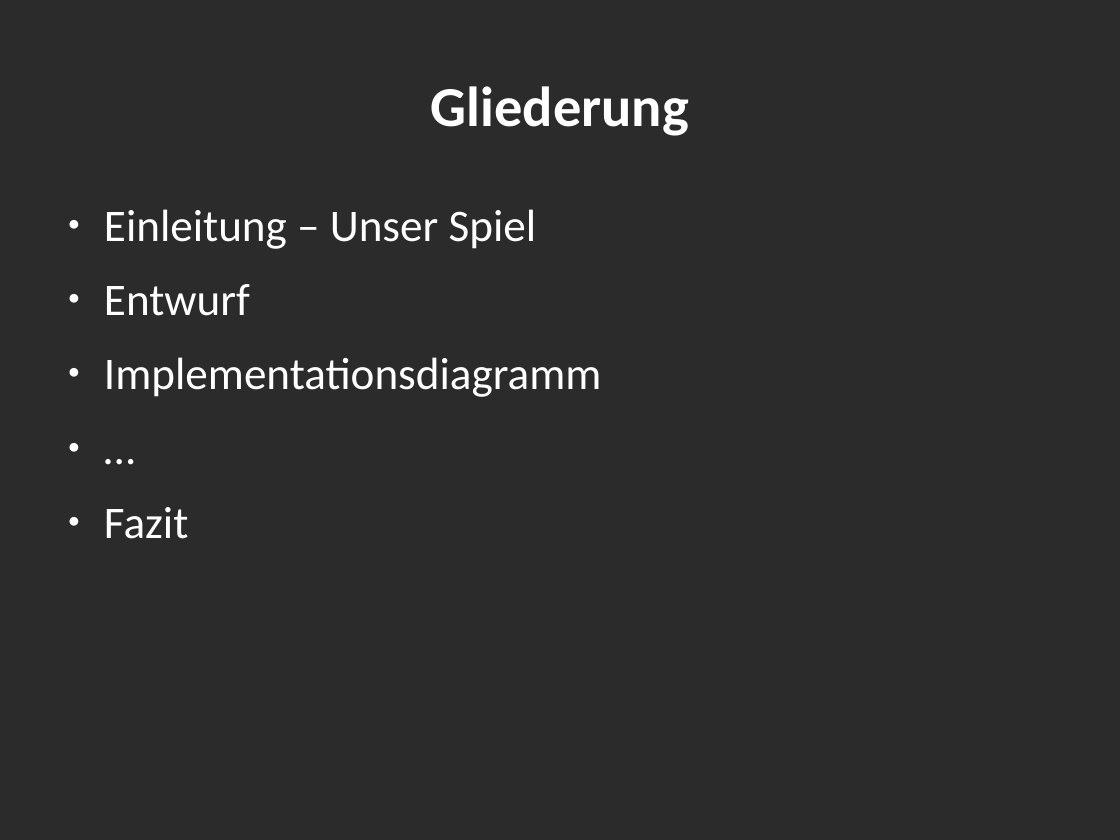
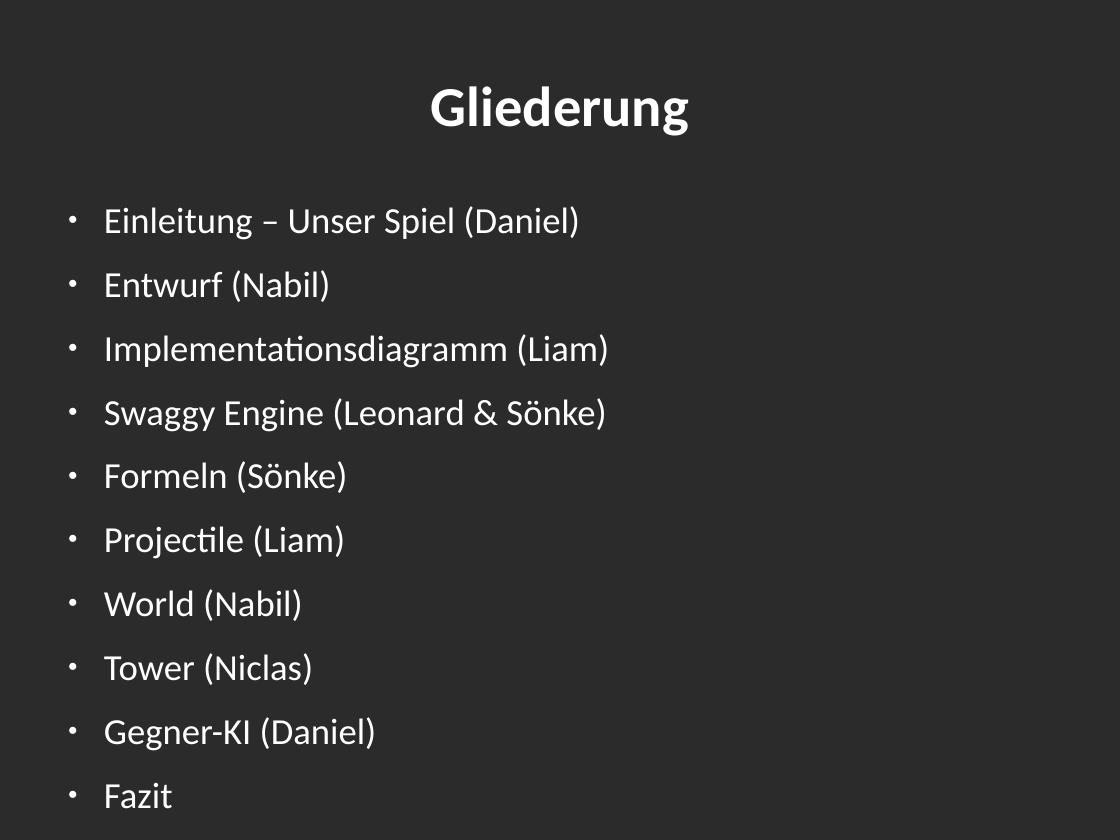
Before and after one commit to Leo1998/Kabuom, a slide deck: slide 2 of projektpräsentation.odp. Drawn at 1120x840 pixels with LibreOffice and Linux fonts; fonts in the diff are those of the drawing; background and template pictures are left out; a plain dark background stands for a picture behind light text. Boxes give left, top, right and bottom in pixels: in the first picture for what was removed or moved away, otherwise in the second. Text is boxed around its words. In the diff, an @@ line names an element or a change of style, - is before the commit and + after.

```diff
--- a/projektpräsentation.odp
+++ b/projektpräsentation.odp
@@ text at (104, 206, 609, 751): text changed; size 32 to 26 pt @@
-● Einleitung – Unser Spiel
-● Entwurf
-● Implementationsdiagramm
-● …
+● Einleitung – Unser Spiel (Daniel)
+● Entwurf (Nabil)
+● Implementationsdiagramm (Liam)
+● Swaggy Engine (Leonard & Sönke)
+● Formeln (Sönke)
+● Projectile (Liam)
+● World (Nabil)
+● Tower (Niclas)
+● Gegner-KI (Daniel)
@@ text at (104, 783, 173, 809): size 32 to 26 pt in "Fazit" @@
```
Also in this commit, not shown: 2 other slides changed, 8 slides added, 3 slides removed, 5 other files.
